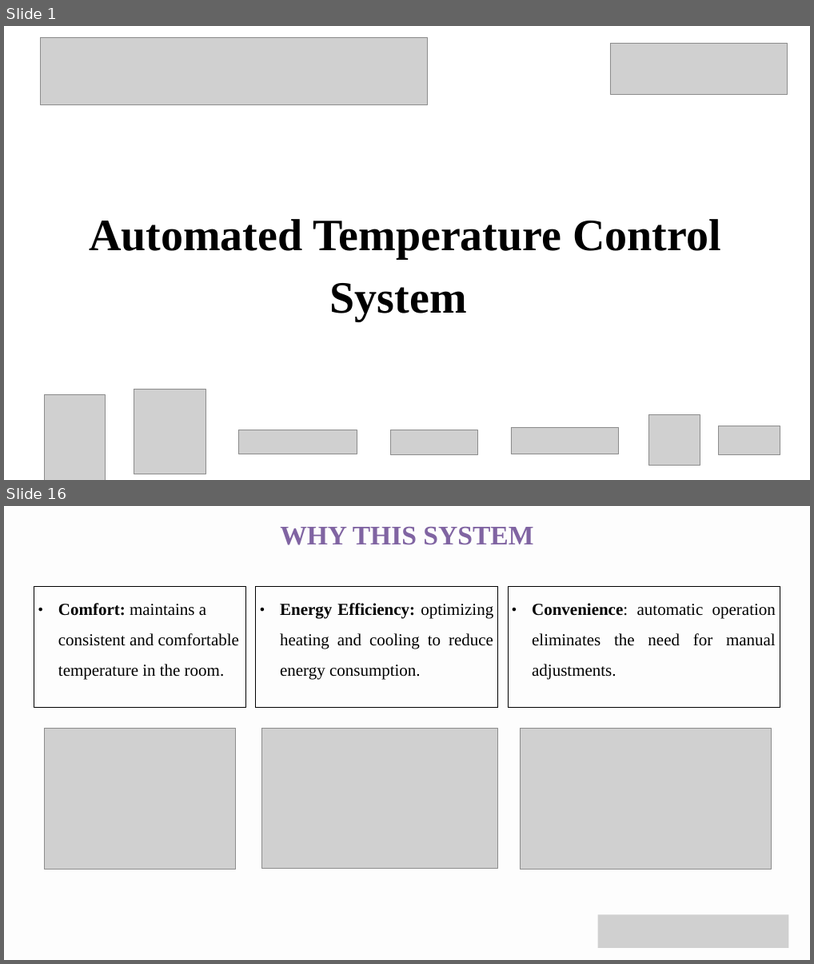
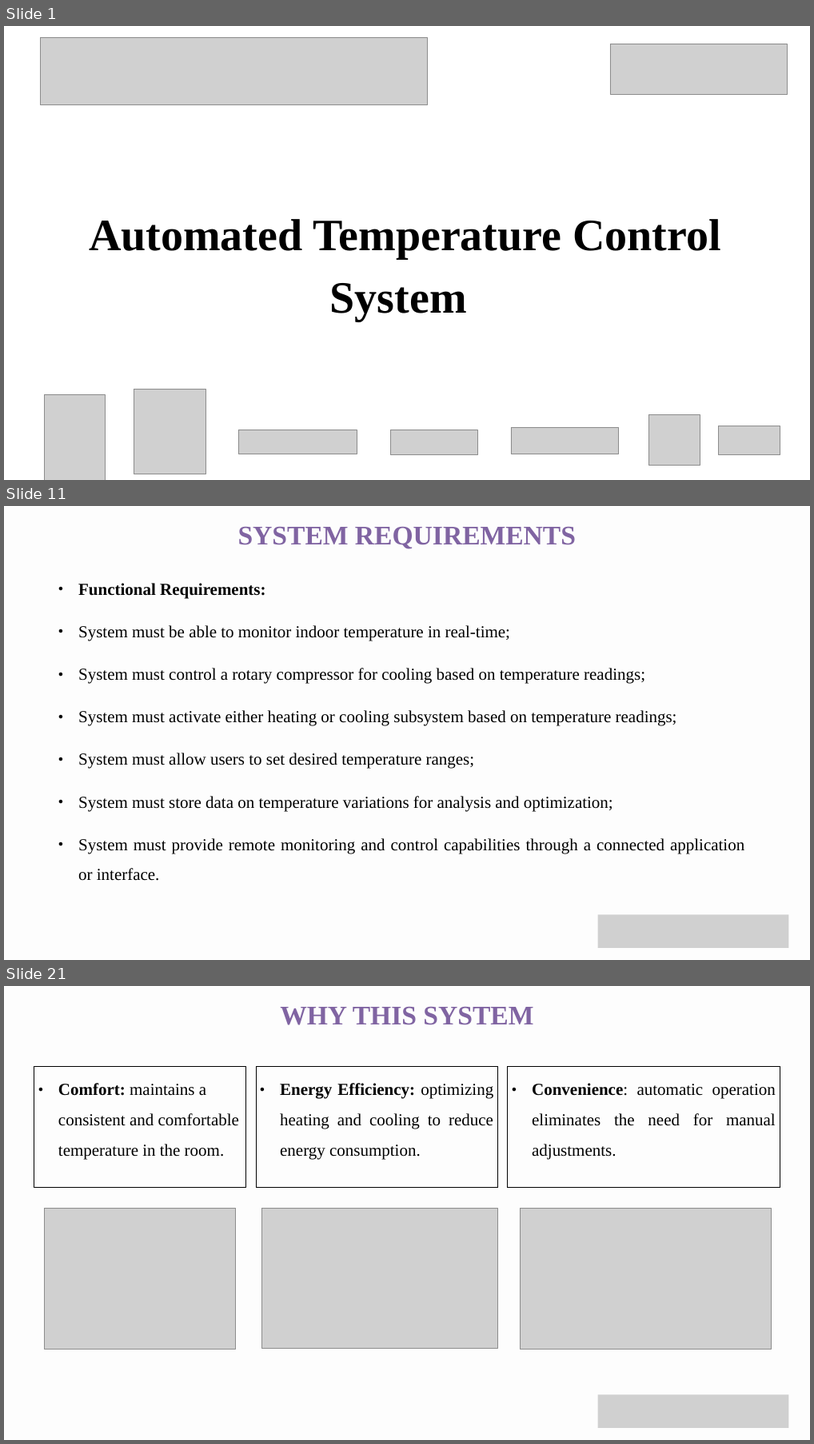
Before and after one commit to arc1o1/Automated_Temperature_Control_System, a slide deck: 02_documentation/Automated_Temperature_Control_System_GIP_Project_Implementation_Presentation.pptx. Shown one above the other, each under a label of ours: slides 1 and 16 before the commit, slides 1, 11 and 21 after it; the slides between them are not shown. The pictures are 814x964 and 814x1444 pixels, drawn with LibreOffice and Linux fonts; fonts in the diff are those of the drawing; grey boxes stand for pictures. Boxes give left, top, right and bottom in pixels: in the first picture for what was removed or moved away, otherwise in the second. Text is boxed around its words. In the diff, an @@ line names an element or a change of style, - is before the commit and + after.

```diff
--- a/02_documentation/Automated_Temperature_Control_System_GIP_Project_Implementation_Presentation.pptx
+++ b/02_documentation/Automated_Temperature_Control_System_GIP_Project_Implementation_Presentation.pptx
@@ slide 11 added at [4, 506, 810, 960], background #FDFDFD @@
@@ text added at [238, 527, 576, 549], 48 pt, text #8064A2, bold @@
+SYSTEM REQUIREMENTS
@@ text added at [78, 583, 745, 880], 30 pt, text #000000 @@
+● Functional Requirements:
+● System must be able to monitor indoor temperature in real-time;
+● System must control a rotary compressor for cooling based on temperature readings;
+● System must activate either heating or cooling subsystem based on temperature readings;
+● System must allow users to set desired temperature ranges;
+● System must store data on temperature variations for analysis and optimization;
+● System must provide remote monitoring and control capabilities through a connected application or interface.
@@ picture added at [598, 915, 789, 948] @@
@@ what was slide 16 is now slide 21 @@
```
Also in this commit, not shown: 8 slides changed, 11 other slides added, 7 slides removed, 4 other files.
